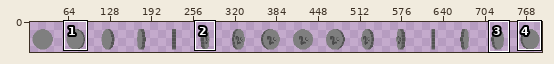
A sprite sheet gets an edit: Assets/coin.png. Above: a wide view before the commit, with the close-up outlined.
Close-up. Old version:
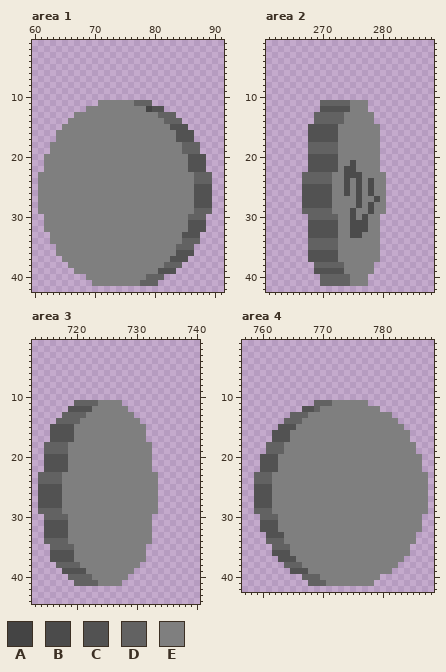
The file is 800x50 pixels. Colours within 5 levels of each other are drawn and written as one. Shown: area 1: x 60..91, y 1..42; area 2: x 261..288, y 1..42; area 3: x 713..740, y 1..44; area 4: x 757..788, y 1..42. The wide view leaves out empty margins. The commit also changed other parts of the picture, which this record leaves out.
Palette (. is transparent): A #444444  B #4b4b4b  C #525252  D #626262  E #7f7f7f
Pixels before, area 1, first column x 61:
11 ..........EEEEEEDDD..........
12 ........EEEEEEEEEEACC........
13 ......EEEEEEEEEEEEEEDDD......
14 .....EEEEEEEEEEEEEEEEDDD.....
15 ....EEEEEEEEEEEEEEEEEECCC....
16 ...EEEEEEEEEEEEEEEEEEEECCC...
17 ...EEEEEEEEEEEEEEEEEEEECCC...
18 ..EEEEEEEEEEEEEEEEEEEEEEDDD..
19 ..EEEEEEEEEEEEEEEEEEEEEEDDD..
20 .EEEEEEEEEEEEEEEEEEEEEEEECCC.
21 .EEEEEEEEEEEEEEEEEEEEEEEECCC.
22 .EEEEEEEEEEEEEEEEEEEEEEEECCC.
23 EEEEEEEEEEEEEEEEEEEEEEEEEEDDD
24 EEEEEEEEEEEEEEEEEEEEEEEEEEDDD
25 EEEEEEEEEEEEEEEEEEEEEEEEEECCC
26 EEEEEEEEEEEEEEEEEEEEEEEEEECCC
27 EEEEEEEEEEEEEEEEEEEEEEEEEECCC
28 EEEEEEEEEEEEEEEEEEEEEEEEEECCC
29 EEEEEEEEEEEEEEEEEEEEEEEEEEDDD
30 .EEEEEEEEEEEEEEEEEEEEEEEEDDD.
31 .EEEEEEEEEEEEEEEEEEEEEEEECCC.
32 .EEEEEEEEEEEEEEEEEEEEEEEECCC.
33 ..EEEEEEEEEEEEEEEEEEEEEECCC..
34 ..EEEEEEEEEEEEEEEEEEEEEEDDD..
35 ...EEEEEEEEEEEEEEEEEEEEDDD...
36 ...EEEEEEEEEEEEEEEEEEEECCC...
37 ....EEEEEEEEEEEEEEEEEECCC....
38 .....EEEEEEEEEEEEEEEEDDD.....
39 ......EEEEEEEEEEEEEECCC......
40 ........EEEEEEEEEEDDD........
41 .........EEEEEEEEDDD.........
Pixels before, area 2, first column x 267:
11 ...DDDDDEEE...
12 ...CCCCCEEE...
13 ..DDDDDEEEEE..
14 ..DDDDDEEEEE..
15 .CCCCCEEEEEEE.
16 .CCCCCEEEEEEE.
17 .CCCCCEEEEEEE.
18 .DDDDDEEEEEEE.
19 .DDDDDEEEEEEE.
20 .CCCCCEEEEEEE.
21 .CCCCCEEBEEEE.
22 .CCCCCEBBEEEE.
23 DDDDDEEBBBEEEE
24 DDDDDEEBEBEBEE
25 CCCCCEEBEBEBEE
26 CCCCCEEBEBEBEE
27 CCCCCEEEEBEEBE
28 CCCCCEEEEBEBEE
29 DDDDDEEEBEEBEE
30 .DDDDDEEBEBEE.
31 .CCCCCEEBBBEE.
32 .CCCCCEEBBBEE.
33 .CCCCCEEBBEEE.
34 .DDDDDEEEEEEE.
35 .DDDDDEEEEEEE.
36 .CCCCCEEEEEEE.
37 .CCCCCEEEEEEE.
38 ..DDDDDEEEEE..
39 ..CCCCCEEEEE..
40 ...DDDDDEEE...
41 ...DDDDDEEE...
Pixels before, area 3, first column x 714:
11 ......DDDDEEEE......
12 .....CCCCEEEEEE.....
13 ....DDDDEEEEEEEE....
14 ...DDDDEEEEEEEEEE...
15 ..CCCCEEEEEEEEEEEE..
16 ..CCCCEEEEEEEEEEEE..
17 ..CCCCEEEEEEEEEEEE..
18 .DDDDEEEEEEEEEEEEEE.
19 .DDDDEEEEEEEEEEEEEE.
20 .CCCCEEEEEEEEEEEEEE.
21 .CCCCEEEEEEEEEEEEEE.
22 .CCCCEEEEEEEEEEEEEE.
23 DDDDEEEEEEEEEEEEEEEE
24 DDDDEEEEEEEEEEEEEEEE
25 CCCCEEEEEEEEEEEEEEEE
26 CCCCEEEEEEEEEEEEEEEE
27 CCCCEEEEEEEEEEEEEEEE
28 CCCCEEEEEEEEEEEEEEEE
29 DDDDEEEEEEEEEEEEEEEE
30 .DDDDEEEEEEEEEEEEEE.
31 .CCCCEEEEEEEEEEEEEE.
32 .CCCCEEEEEEEEEEEEEE.
33 .CCCCEEEEEEEEEEEEEE.
34 .DDDDEEEEEEEEEEEEEE.
35 ..DDDDEEEEEEEEEEEE..
36 ..CCCCEEEEEEEEEEEE..
37 ..CCCCEEEEEEEEEEEE..
38 ...DDDDEEEEEEEEEE...
39 ....CCCCEEEEEEEE....
40 .....DDDDEEEEEE.....
41 ......DDDDEEEE......
Pixels before, area 4, first column x 759:
11 ..........DDDEEEEEE..........
12 ........CCDEEEEEEEEEE........
13 ......DDDEEEEEEEEEEEEEE......
14 .....DDDEEEEEEEEEEEEEEEE.....
15 ....CCCEEEEEEEEEEEEEEEEEE....
16 ...CCCEEEEEEEEEEEEEEEEEEEE...
17 ...CCCEEEEEEEEEEEEEEEEEEEE...
18 ..DDDEEEEEEEEEEEEEEEEEEEEEE..
19 ..DDDEEEEEEEEEEEEEEEEEEEEEE..
20 .CCCEEEEEEEEEEEEEEEEEEEEEEEE.
21 .CCCEEEEEEEEEEEEEEEEEEEEEEEE.
22 .CCCEEEEEEEEEEEEEEEEEEEEEEEE.
23 DDDEEEEEEEEEEEEEEEEEEEEEEEEEE
24 DDDEEEEEEEEEEEEEEEEEEEEEEEEEE
25 CCCEEEEEEEEEEEEEEEEEEEEEEEEEE
26 CCCEEEEEEEEEEEEEEEEEEEEEEEEEE
27 CCCEEEEEEEEEEEEEEEEEEEEEEEEEE
28 CCCEEEEEEEEEEEEEEEEEEEEEEEEEE
29 DDDEEEEEEEEEEEEEEEEEEEEEEEEEE
30 .DDDEEEEEEEEEEEEEEEEEEEEEEEE.
31 .CCCEEEEEEEEEEEEEEEEEEEEEEEE.
32 .CCCEEEEEEEEEEEEEEEEEEEEEEEE.
33 ..CCCEEEEEEEEEEEEEEEEEEEEEE..
34 ..DDDEEEEEEEEEEEEEEEEEEEEEE..
35 ...DDDEEEEEEEEEEEEEEEEEEEE...
36 ...CCCEEEEEEEEEEEEEEEEEEEE...
37 ....CCCEEEEEEEEEEEEEEEEEE....
38 .....DDDEEEEEEEEEEEEEEEE.....
39 ......CCCEEEEEEEEEEEEEE......
40 ........DDDEEEEEEEEEE........
41 .........DDDEEEEEEEE.........
And afterwards:
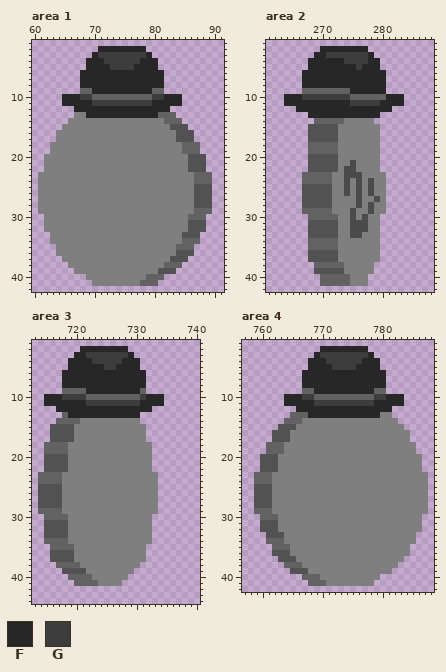
Colours new in this view: F #272727  G #3d3d3d
Edits made:
{"where": "area 1"}
{"y":2,"x":71,"old":"........","new":"FFFFFFFF"}
{"y":3,"x":70,"old":"..........","new":"FGGGGGGGGF"}
{"y":4,"x":69,"old":"............","new":"FFFGGGGGGFFF"}
{"y":5,"x":69,"old":"............","new":"FFFFGGGGFFFF"}
{"y":6,"x":68,"old":"..............","new":"FFFFFFFFFFFFFF"}
{"y":7,"x":68,"old":"..............","new":"FFFFFFFFFFFFFF"}
{"y":8,"x":68,"old":"..............","new":"FFFFFFFFFFFFFF"}
{"y":9,"x":68,"old":"..............","new":"DDFFFFFFFFFFDD"}
{"y":10,"x":65,"old":"....................","new":"FFFGGDDDDDDDDDDGGFFF"}
{"y":11,"x":65,"old":"......EEEEEEDDD.....","new":"FFFFFGGGGGGGGGGFFFFF"}
{"y":12,"x":67,"old":"..EEEEEEEEEEACC.","new":"FFFFFFFFFFFFFFFF"}
{"y":13,"x":69,"old":"EEEEEEEEEEEE","new":"FFFFFFFFFFFF"}
{"where": "area 2"}
{"y":2,"x":270,"old":"........","new":"FFFFFFFF"}
{"y":3,"x":269,"old":"..........","new":"FFGGGGGGGF"}
{"y":4,"x":268,"old":"............","new":"FFFFFFGGGGFF"}
{"y":5,"x":268,"old":"............","new":"FFFFFFFFGFFF"}
{"y":6,"x":267,"old":"..............","new":"FFFFFFFFFFFFFF"}
{"y":7,"x":267,"old":"..............","new":"FFFFFFFFFFFFFF"}
{"y":8,"x":267,"old":"..............","new":"FFFFFFFFFFFFFF"}
{"y":9,"x":267,"old":"..............","new":"DDDDDDDDFFFFFF"}
{"y":10,"x":264,"old":"....................","new":"FFFGGGGGGGGDDDDDDFFF"}
{"y":11,"x":264,"old":"......DDDDDEEE......","new":"FFFFFFFFFFFGGGGGFFFF"}
{"y":12,"x":266,"old":"....CCCCCEEE....","new":"FFFFFFFFFFFFFFFF"}
{"y":13,"x":268,"old":".DDDDDEEEEE.","new":"FFFFFFFFFFFF"}
{"where": "area 3"}
{"y":2,"x":721,"old":"........","new":"FFFFFFFF"}
{"y":3,"x":720,"old":"..........","new":"FFGGGGGGGF"}
{"y":4,"x":719,"old":"............","new":"FFFFGGGGGFFF"}
{"y":5,"x":719,"old":"............","new":"FFFFFFGGFFFF"}
{"y":6,"x":718,"old":"..............","new":"FFFFFFFFFFFFFF"}
{"y":7,"x":718,"old":"..............","new":"FFFFFFFFFFFFFF"}
{"y":8,"x":718,"old":"..............","new":"FFFFFFFFFFFFFF"}
{"y":9,"x":718,"old":"..............","new":"DDDDFFFFFFFFFD"}
{"y":10,"x":715,"old":"....................","new":"FFFGGGGDDDDDDDDDGFFF"}
{"y":11,"x":715,"old":".....DDDDEEEE.......","new":"FFFFFFFGGGGGGGGGFFFF"}
{"y":12,"x":717,"old":"..CCCCEEEEEE....","new":"FFFFFFFFFFFFFFFF"}
{"y":13,"x":719,"old":"DDDEEEEEEEE.","new":"FFFFFFFFFFFF"}
{"where": "area 4"}
{"y":2,"x":770,"old":"........","new":"FFFFFFFF"}
{"y":3,"x":769,"old":"..........","new":"FGGGGGGGGF"}
{"y":4,"x":768,"old":"............","new":"FFFGGGGGGFFF"}
{"y":5,"x":768,"old":"............","new":"FFFFGGGGFFFF"}
{"y":6,"x":767,"old":"..............","new":"FFFFFFFFFFFFFF"}
{"y":7,"x":767,"old":"..............","new":"FFFFFFFFFFFFFF"}
{"y":8,"x":767,"old":"..............","new":"FFFFFFFFFFFFFF"}
{"y":9,"x":767,"old":"..............","new":"DDFFFFFFFFFFDD"}
{"y":10,"x":764,"old":"....................","new":"FFFGGDDDDDDDDDDGGFFF"}
{"y":11,"x":764,"old":".....DDDEEEEEE......","new":"FFFFFGGGGGGGGGGFFFFF"}
{"y":12,"x":766,"old":".CCDEEEEEEEEEE..","new":"FFFFFFFFFFFFFFFF"}
{"y":13,"x":768,"old":"EEEEEEEEEEEE","new":"FFFFFFFFFFFF"}
{"label":"changed","picture_box":[62,46,182,118]}
{"label":"changed","picture_box":[284,46,404,118]}
{"label":"changed","picture_box":[44,346,164,418]}
{"label":"changed","picture_box":[284,346,404,418]}
